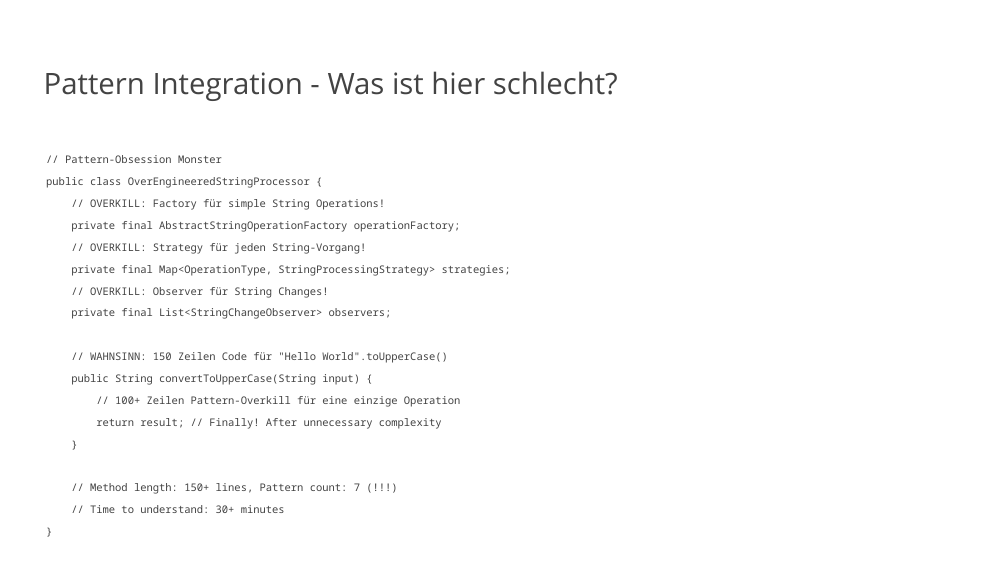
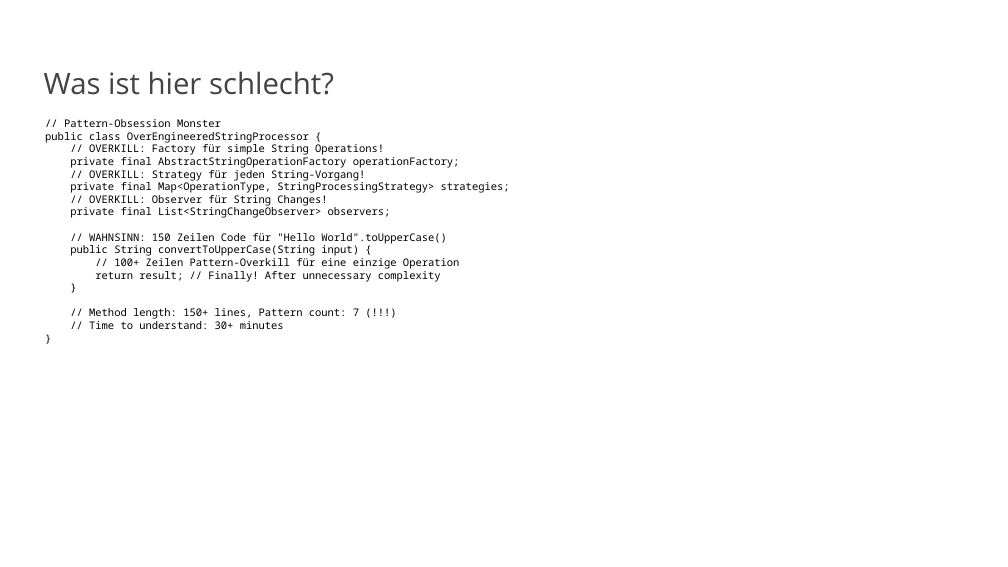
Before and after one commit to vanillacore-net/september-2025-telekom-training, a slide deck: slide 24 of presentations/powerpoint/block4-presentation.pptx (slide 19 before the commit). Drawn at 1008x567 pixels with LibreOffice and Linux fonts; fonts in the diff are those of the drawing; background and template pictures are left out. Boxes give left, top, right and bottom in pixels: in the first picture for what was removed or moved away, otherwise in the second. Text is boxed around its words. In the diff, an @@ line names an element or a change of style, - is before the commit and + after.

```diff
--- a/presentations/powerpoint/block4-presentation.pptx
+++ b/presentations/powerpoint/block4-presentation.pptx
@@ title at (x1=44, y1=71, x2=334, y2=95): text changed @@
-Pattern Integration - Was ist hier schlecht?
+Was ist hier schlecht?
@@ text "// Pattern-Obsession Monster" moved from (x1=46, y1=155, x2=511, y2=513) to (x1=45, y1=119, x2=510, y2=329) @@
@@ text "// Pattern-Obsession Monster" at (x1=45, y1=119, x2=510, y2=329): text colour #434343 to #000000; line spacing 0.9 to 1; less space between paragraphs @@
```
Also in this commit, not shown: 17 other slides changed, 7 slides added, 2 other files.
